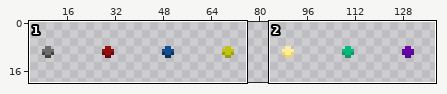
A sprite sheet gets an edit: Assets/Sprites/Towers/Projectiles/Projectile-Sheet.png. Above, an overview of the earlier version with the close-up marked.
Close-up. As it was:
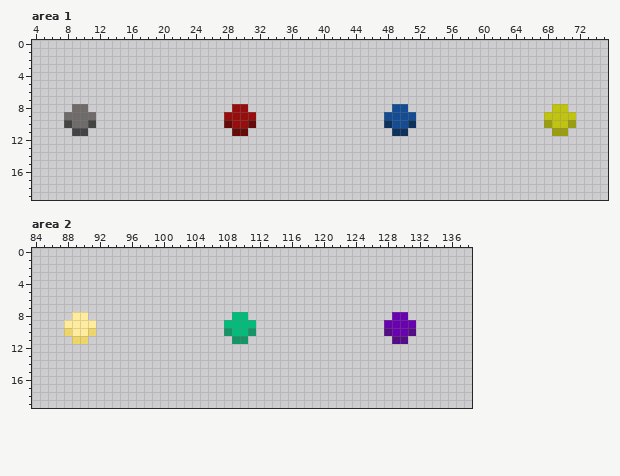
The file is 140x20 pixels. Shown: area 1: x 4..75, y 0..19; area 2: x 84..138, y 0..19. The wide view leaves out empty margins.
And afterwards:
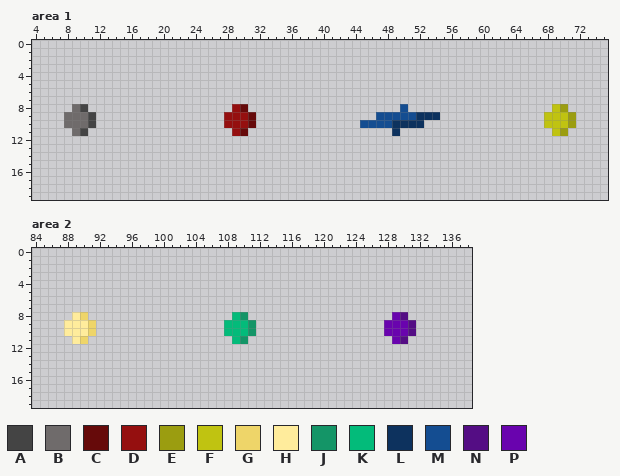
Palette (. is transparent): A #444444  B #6f6b6b  C #660a0a  D #950f0f  E #9b9d10  F #c0c311  G #eed569  H #ffec9c  J #149567  K #03bb7a  L #0d325e  M #144d91  N #540d84  P #6903ae
Log entry: Adding rotation to moving projectiles
What changed:
Area 1:
y 8: x 10 B -> A; x 30 D -> C; x 49 M -> .; x 70 F -> E
y 9: x 11 B -> A; x 31 D -> C; x 47 . -> M; x 52..54 ... -> LLL; x 71 F -> E
y 10: x 8 A -> B; x 28 C -> D; x 45..50 ...LMM -> MMMMLL; x 52 . -> L; x 68 E -> F
y 11: x 9 A -> B; x 29 C -> D; x 50 L -> .; x 69 E -> F
Area 2:
y 8: x 90 H -> G; x 110 K -> J; x 130 P -> N
y 9: x 91 H -> G; x 111 K -> J; x 131 P -> N
y 10: x 88 G -> H; x 108 J -> K; x 128 N -> P
y 11: x 89 G -> H; x 109 J -> K; x 129 N -> P
Pixel boxes of the changes (left, top, right, bottom) in both close-ups:
changed: (64, 104, 96, 136)
changed: (224, 104, 256, 136)
changed: (360, 104, 440, 136)
changed: (544, 104, 576, 136)
changed: (64, 312, 96, 344)
changed: (224, 312, 256, 344)
changed: (384, 312, 416, 344)
